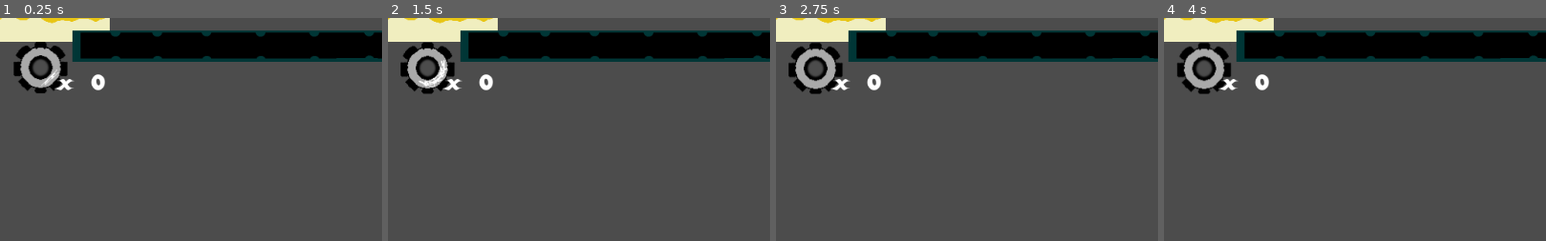
Above: before the commit, frames 1-4 (left to right).
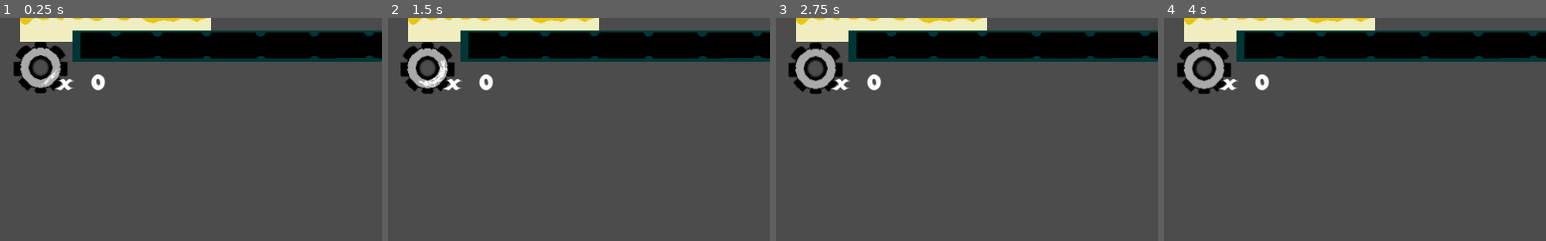
Above: after the commit, the same moments.

Repository: AkaiTobira/DesRepair
Game: Godot game, scene res://Scenes/MovingPlatform.tscn
Two runs of this game, one before a commit and one after it. Both use one fixed random seed, a clock stepped at 60 frames per second and the inputs below. This scene is started directly instead of the project's main scene.
Inputs (mouse positions are % of the whole screen's width and height, from its top left):
- Up to frame 1 (0.25 s): no input
- Up to frame 2 (1.5 s): move the mouse to (72, 45) at 0.52 s; hold Right (ui_right) from 0.53 s (still down); tap E (heal) at 0.6 s; click (72, 45) at 0.67 s; tap Up (jump) at 0.77 s; move the mouse to (30, 55) at 1.27 s; tap F (wall_hold) at 1.35 s
- Up to frame 3 (2.75 s): tap Up (jump) at 1.52 s; tap Enter at 2 s; move the mouse to (60, 28) at 2.02 s; release Right (ui_right) at 2.03 s; hold Left (ui_left) from 2.03 s (still down); tap E (heal) at 2.1 s
- Up to frame 4 (4 s): move the mouse to (45, 70) at 2.77 s; release Left (ui_left) at 2.78 s; hold Right (ui_right) from 2.78 s (still down); tap F (wall_hold) at 2.85 s; click (45, 70) at 2.92 s; tap Up (jump) at 3.02, 3.77 s; move the mouse to (80, 65) at 3.52 s; tap E (heal) at 3.6 s
The pictures show only the part of the screen within x 0-50%, y 0-50%; the shares and areas given below are measured in that part.

The runs differ from the first frame. In frame 1, 2.4% of the frame differs, in the area x 0-56%, y 0-11%; in frame 2, 2.4%; in frame 3, 2.4%; in frame 4, 2.4%.

Commit message:
Sparks (better animation for Scraps)

Diff:
--- a/Scenes/MovingPlatform.tscn
+++ b/Scenes/MovingPlatform.tscn
@@ -29,7 +29,7 @@
 [node name="MovingPlatform" type="Node2D"]
 
 [node name="KinematicBody2D" type="KinematicBody2D" parent="."]
-position = Vector2( 51.039, 0 )
+position = Vector2( 186.555, 0.12164 )
 motion/sync_to_physics = true
 
 [node name="CollisionShape2D" type="CollisionShape2D" parent="KinematicBody2D"]
@@ -43,8 +43,8 @@
 curve = SubResource( 1 )
 
 [node name="PathFollow2D" type="PathFollow2D" parent="Path2D"]
-position = Vector2( 51.039, 0 )
-offset = 51.0413
+position = Vector2( 186.555, 0.12164 )
+offset = 186.381
 rotate = false
 
 [node name="RemoteTransform2D" type="RemoteTransform2D" parent="Path2D/PathFollow2D"]
--- /dev/null
+++ b/Scenes/Sparks.tscn
@@ -0,0 +1,32 @@
+[gd_scene load_steps=4 format=2]
+
+[sub_resource type="Curve" id=1]
+max_value = 3.0
+_data = [ Vector2( 0, 3 ), 0.0, 0.0, 0, 0, Vector2( 1, 0 ), 0.0, 0.0, 0, 0 ]
+
+[sub_resource type="CurveTexture" id=2]
+curve = SubResource( 1 )
+
+[sub_resource type="ParticlesMaterial" id=3]
+emission_shape = 2
+emission_box_extents = Vector3( 20, 10, 1 )
+flag_disable_z = true
+spread = 20.0
+gravity = Vector3( 0, -30, 0 )
+initial_velocity = -0.37
+angular_velocity = -451.2
+orbit_velocity = 0.0
+orbit_velocity_random = 0.0
+linear_accel = 45.33
+radial_accel = 49.23
+tangential_accel = -13.33
+damping = 3.0
+scale = 3.0
+scale_curve = SubResource( 2 )
+
+[node name="Particles2D" type="Particles2D"]
+position = Vector2( 80, 32 )
+amount = 20
+lifetime = 2.0
+explosiveness = 1.0
+process_material = SubResource( 3 )
